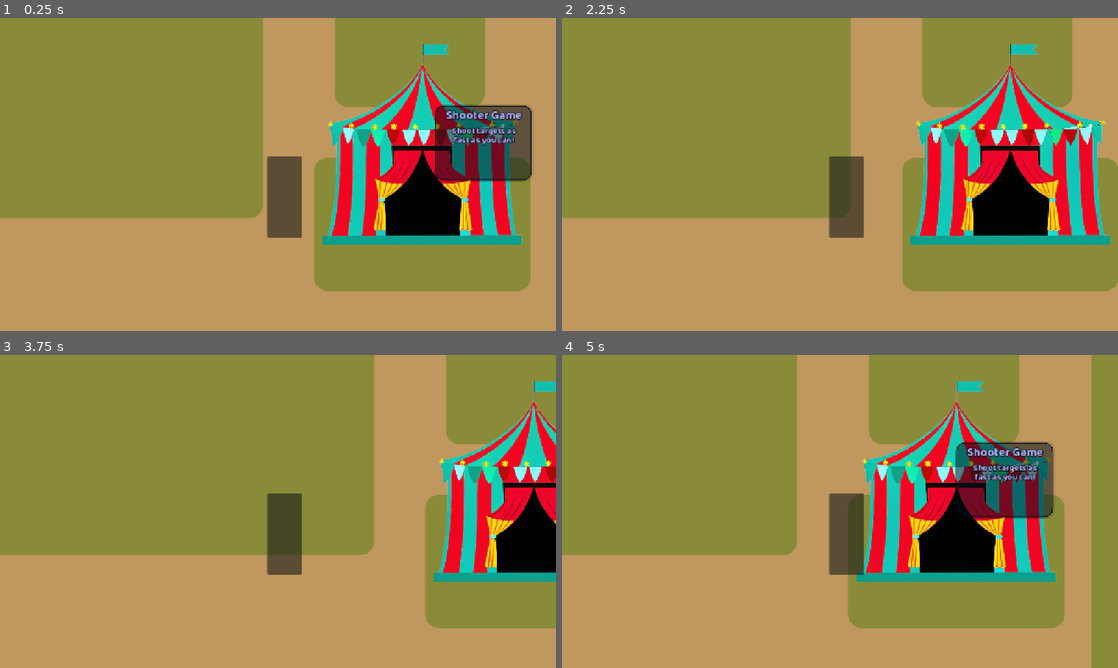
Above: before the commit, frames 1-4 (two rows, left to right).
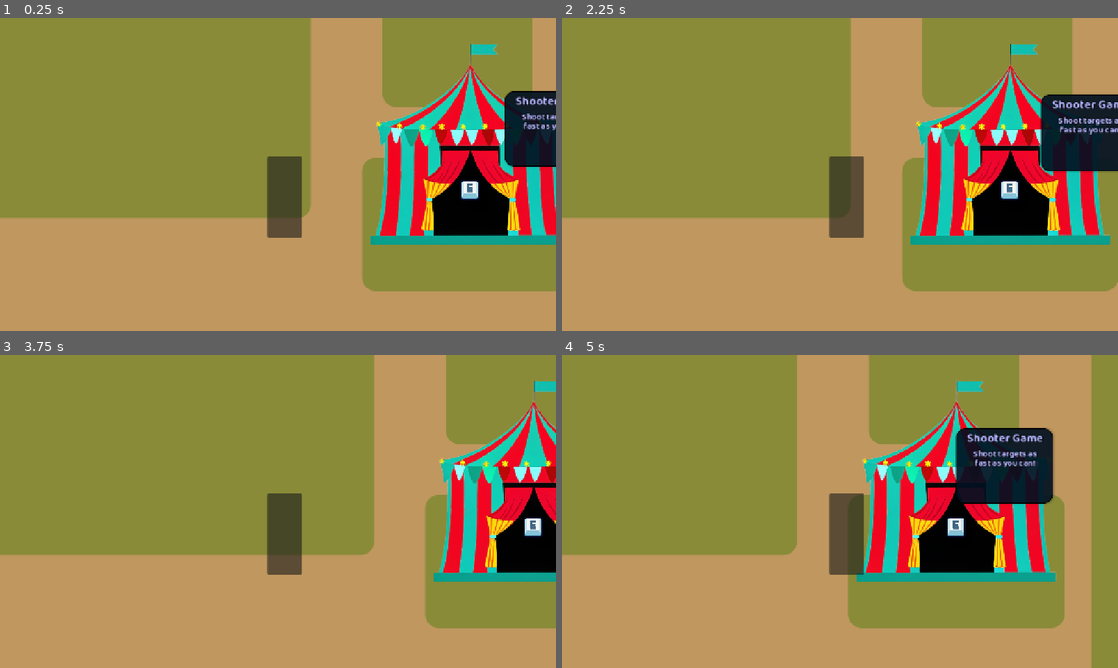
Above: after the commit, the same moments.

Repository: Spudb/Team-Game
Game: Godot game, scene res://scenes/game.tscn
The game is run twice, just before and just after one commit, with the same random seed, the same clock (stepped at 60 frames per second) and the same inputs.
Inputs (mouse positions are in pixels of both pictures, inside the frame that each line leads up to):
- Up to frame 1 (0.25 s): no input
- Up to frame 2 (2.25 s): tap Enter (ui_accept) at 0.5, 0.77, 2 s; move the mouse to (962, 158) at 0.52 s; hold D (right) 0.53-1.25 s; click (962, 158) at 0.6 s; drag from (728, 190) to (956, 202) at 1.27 s; move the mouse to (895, 105) at 2.02 s; hold Left (left) from 2.03 s (still down); tap Alt at 2.1 s
- Up to frame 3 (3.75 s): release Left (left) at 2.75 s; drag from (250, 574) to (111, 464) at 2.77 s; tap Enter (ui_accept) at 3.5 s; move the mouse to (444, 558) at 3.52 s; hold D (right) from 3.53 s (still down); click (444, 558) at 3.6 s
- Up to frame 4 (5 s): tap Enter (ui_accept) at 3.77 s; release D (right) at 4.25 s; drag from (673, 464) to (845, 533) at 4.27 s

The runs differ from the first frame. In frame 1, 30% of the frame differs, in the area x 45-100%, y 0-88%; in frame 2, 3.6%; in frame 3, 0.2%; in frame 4, 4.8%.

Commit message:
some animations for tent

Diff:
--- a/scenes/game.tscn
+++ b/scenes/game.tscn
@@ -5,6 +5,7 @@
 [ext_resource type="PackedScene" uid="uid://c86wgokjbwikq" path="res://scenes/player.tscn" id="2_yqjtg"]
 [ext_resource type="FontFile" uid="uid://dfqtjpati34j1" path="res://assets/Baloo2-Bold.ttf" id="3_iywne"]
 [ext_resource type="Texture2D" uid="uid://kanfwohthlb8" path="res://assets/e19112b0-b68f-4225-9930-33cabeb7e5c2.png" id="4_lbhrr"]
+[ext_resource type="Texture2D" uid="uid://c1f2xqvo7x227" path="res://assets/17942545.png" id="4_p57ef"]
 
 [sub_resource type="StyleBoxFlat" id="StyleBoxFlat_lbhrr"]
 bg_color = Color(0.7529412, 0.5921569, 0.37254903, 1)
@@ -32,11 +33,8 @@
 a = Vector2(-13, 0)
 b = Vector2(307, 2)
 
-[sub_resource type="RectangleShape2D" id="RectangleShape2D_lnu2h"]
-size = Vector2(145, 150)
-
 [sub_resource type="StyleBoxFlat" id="StyleBoxFlat_p57ef"]
-bg_color = Color(0.0038999962, 0.064848304, 0.13, 0.4392157)
+bg_color = Color(0.0038999962, 0.064848304, 0.13, 0.8980392)
 border_width_left = 1
 border_width_top = 1
 border_width_right = 1
@@ -67,6 +65,9 @@
 [sub_resource type="RectangleShape2D" id="RectangleShape2D_p57ef"]
 size = Vector2(442, 302)
 
+[sub_resource type="RectangleShape2D" id="RectangleShape2D_lnu2h"]
+size = Vector2(179, 182)
+
 [node name="game" type="Node2D" unique_id=963411909]
 script = ExtResource("1_uwrxv")
 
@@ -171,6 +172,10 @@
 theme_override_styles/panel = SubResource("StyleBoxFlat_yqjtg")
 
 [node name="shooter_tent" type="Node2D" parent="map" unique_id=1798465129]
+
+[node name="outline" type="Polygon2D" parent="map/shooter_tent" unique_id=264854460]
+color = Color(1, 1, 1, 0)
+polygon = PackedVector2Array(393, 64, 389, 54, 392, 41, 398, 32, 405, 18, 408, 5, 410, -8, 410, -21, 410, -34, 410, -51, 411, -82, 412, -95, 412, -121, 411, -138, 402, -154, 401, -160, 401, -161, 409, -174, 413, -173, 425, -173, 460, -182, 470, -189, 484, -199, 495, -205, 501, -208, 524, -221, 531, -227, 540, -233, 561, -252, 568, -258, 578, -272, 581, -275, 586, -267, 592, -260, 600, -248, 607, -237, 614, -232, 622, -226, 637, -220, 652, -212, 663, -205, 675, -197, 682, -193, 689, -189, 709, -181, 723, -177, 731, -174, 743, -172, 756, -165, 760, -160, 760, -146, 748, -130, 746, -114, 745, -100, 745, -81, 748, -64, 748, -48, 751, -24, 754, -10, 756, 6, 757, 15, 758, 26, 761, 34, 766, 42, 770, 53, 767, 66, 757, 66, 736, 66, 726, 66, 702, 67, 693, 67, 680, 67, 664, 67, 646, 67, 631, 67)
 
 [node name="sprite" type="Sprite2D" parent="map/shooter_tent" unique_id=22749175]
 position = Vector2(577.00006, -116.24997)
@@ -203,12 +208,6 @@
 position = Vector2(421, 45)
 shape = SubResource("SegmentShape2D_vlew8")
 
-[node name="game_enter" type="Area2D" parent="map/shooter_tent" unique_id=347426594]
-
-[node name="CollisionShape2D" type="CollisionShape2D" parent="map/shooter_tent/game_enter" unique_id=685017690]
-position = Vector2(577.5, -12)
-shape = SubResource("RectangleShape2D_lnu2h")
-
 [node name="info_right" type="Node2D" parent="map/shooter_tent" unique_id=702335392]
 visible = false
 z_index = 2
@@ -281,7 +280,7 @@
 
 [node name="info" type="Node2D" parent="map/shooter_tent" unique_id=1751422141]
 z_index = 2
-position = Vector2(-131, -457)
+position = Vector2(-131, -483)
 
 [node name="Panel" type="Panel" parent="map/shooter_tent/info" unique_id=1171898651]
 offset_left = 506.7179
@@ -319,6 +318,17 @@
 position = Vector2(573, -3)
 shape = SubResource("RectangleShape2D_p57ef")
 
+[node name="game_enter" type="Area2D" parent="map/shooter_tent" unique_id=347426594]
+
+[node name="CollisionShape2D" type="CollisionShape2D" parent="map/shooter_tent/game_enter" unique_id=685017690]
+position = Vector2(577.5, 4)
+shape = SubResource("RectangleShape2D_lnu2h")
+
+[node name="e" type="Sprite2D" parent="map/shooter_tent" unique_id=2076556768]
+position = Vector2(577, -37)
+scale = Vector2(0.19531249, 0.19531249)
+texture = ExtResource("4_p57ef")
+
 [node name="boundary" type="Node2D" parent="." unique_id=1981267331]
 
 [node name="StaticBody2D" type="StaticBody2D" parent="boundary" unique_id=992686110]
@@ -340,13 +350,13 @@
 metadata/_edit_lock_ = true
 
 [node name="player" parent="." unique_id=200327598 instance=ExtResource("2_yqjtg")]
-position = Vector2(310, 20)
+position = Vector2(221, 20)
 
 [node name="Camera2D" type="Camera2D" parent="player" unique_id=1472360180]
 position = Vector2(0, -86)
 zoom = Vector2(1.24, 1.24)
 
+[connection signal="body_entered" from="map/shooter_tent/info_area" to="." method="_on_tent1_info_area_body_entered"]
+[connection signal="body_exited" from="map/shooter_tent/info_area" to="." method="_on_tent1_info_area_body_exited"]
 [connection signal="body_entered" from="map/shooter_tent/game_enter" to="." method="_on_tent_shooter_body_entered"]
 [connection signal="body_exited" from="map/shooter_tent/game_enter" to="." method="_on_tent_shooter_body_exited"]
-[connection signal="body_entered" from="map/shooter_tent/info_area" to="." method="_on_tent1_info_area_body_entered"]
-[connection signal="body_exited" from="map/shooter_tent/info_area" to="." method="_on_tent1_info_area_body_exited"]
--- a/scripts/game.gd
+++ b/scripts/game.gd
@@ -17,13 +17,29 @@
 	#print($player.position)
 
 var tent_shooter = 0
+var pulse: Tween
 func _on_tent_shooter_body_entered(body: Node2D) -> void:
 	if body.name == "player":
 		print("tent")
 		tent_shooter = 1
+		var e = $map/shooter_tent/e
+		var og_scale = e.scale.x
+		var tw_scale = e.scale.x + 0.04
+		e.visible = 1
+
+		pulse = create_tween().set_loops()
+		pulse.tween_property(e, "scale", Vector2(tw_scale, tw_scale), 0.3)
+		pulse.tween_property(e, "scale", Vector2(og_scale, og_scale), 0.3)
+
+
 func _on_tent_shooter_body_exited(body: Node2D) -> void:
 	if body.name == "player":
 		tent_shooter = 0
+		$map/shooter_tent/e.visible = 0
+		if pulse:
+			pulse.kill()
+		$map/shooter_tent/e.scale = Vector2(0.195, 0.195)
+
 #
 #func _on_tent1_left_body_entered(body: Node2D) -> void:
 	#if body.name == "player":
@@ -37,9 +53,20 @@
 #func _on_tent1__right_body_exited(body: Node2D) -> void:
 	#if body.name == "player":
 		#$map/shooter_tent/info_right.visible = 0
+
 func _on_tent1_info_area_body_entered(body: Node2D) -> void:
 	if body.name == "player":
-		$map/shooter_tent/info.visible = 1
+
+		var info = $map/shooter_tent/info
+		info.visible = 1
+		info.scale = Vector2(0,0)
+		var tween = create_tween()
+		tween.tween_property(info, "scale", Vector2(1.1,1.1), 0.3)
+		tween.tween_property(info, "scale", Vector2(1,1), 0.1)
 func _on_tent1_info_area_body_exited(body: Node2D) -> void:
 	if body.name == "player":
-		$map/shooter_tent/info.visible = 0
+		var info = $map/shooter_tent/info
+		var tween = create_tween()
+		tween.tween_property(info, "scale", Vector2(1.1,1.1), 0.3)
+		tween.tween_property(info, "scale", Vector2(0,0), 0.1)
+		#info.visible = 0
Binary file added: assets/17942545.png
Not shown, added: assets/17942545.png.import
